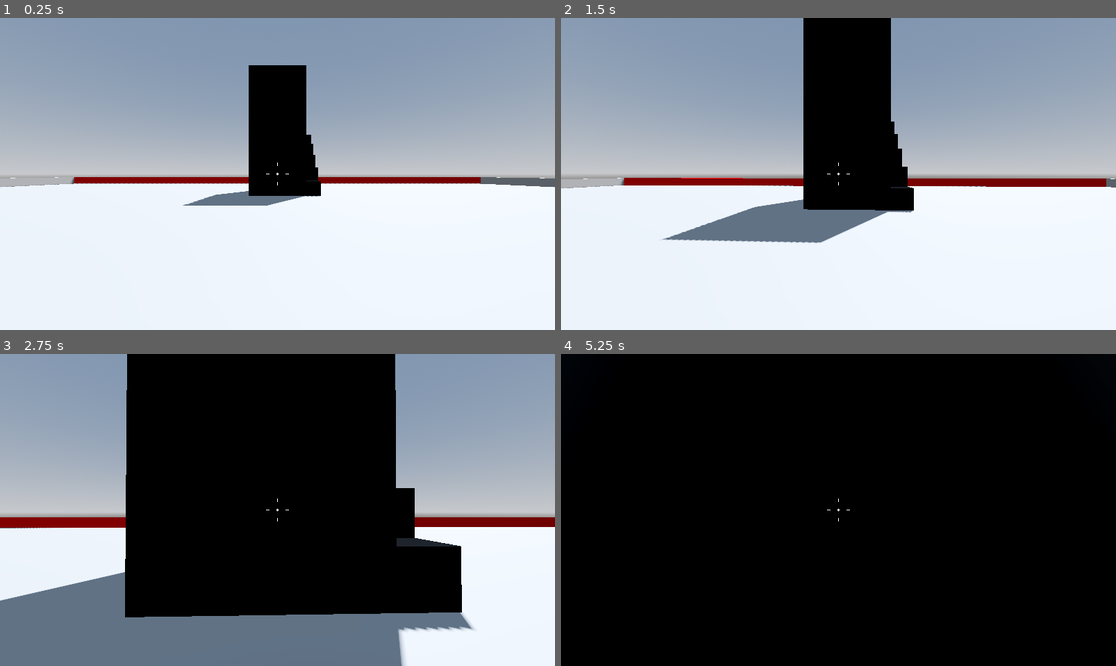
Above: before the commit, frames 1-4 (two rows, left to right).
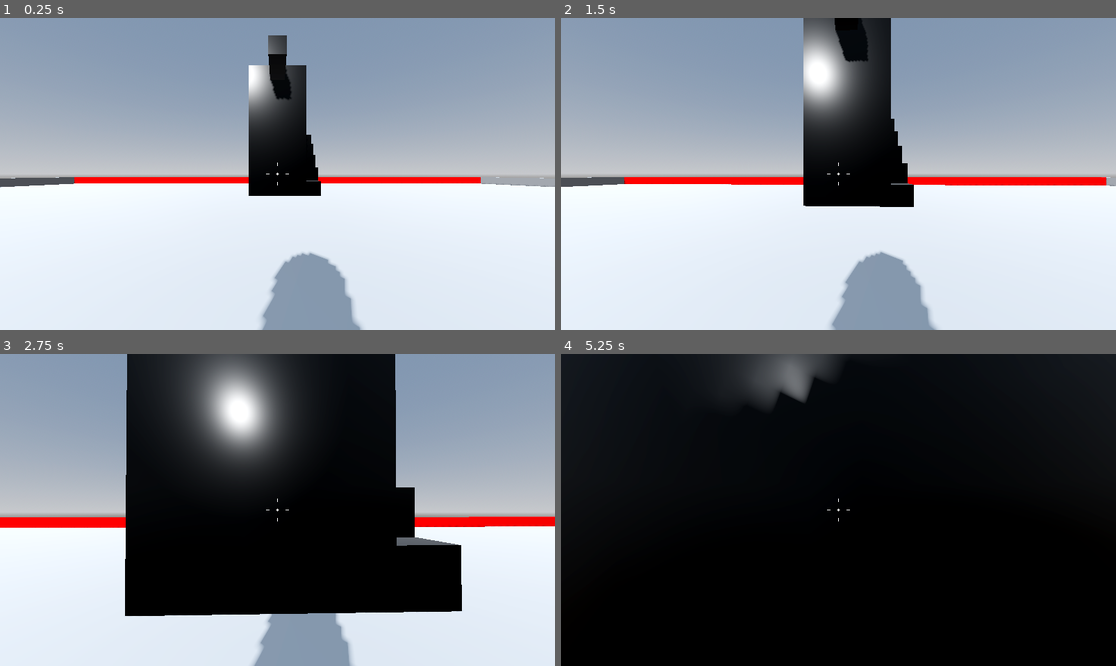
Above: after the commit, the same moments.

Repository: Assasquid/robot_rampage
Game: Godot game, scene res://Scenes/Levels/sand_box.tscn
The game is run twice, just before and just after one commit, with the same random seed, the same clock (stepped at 60 frames per second) and the same inputs.
Inputs (mouse positions are in pixels of both pictures, inside the frame that each line leads up to):
- Up to frame 1 (0.25 s): no input
- Up to frame 2 (1.5 s): tap Enter at 0.5 s; move the mouse to (866, 174) at 0.52 s; hold W (move_forward) from 0.53 s (still down); tap Space (jump) at 0.6, 0.77, 1.07, 1.35 s; move the mouse to (810, 174) at 1.27 s
- Up to frame 3 (2.75 s): keep holding W (move_forward); tap Space (jump) at 1.52, 1.82, 2.1 s; move the mouse to (288, 503) at 2.02 s
- Up to frame 4 (5.25 s): keep holding W (move_forward); move the mouse to (832, 516) at 2.77 s; tap Space (jump) at 2.85, 3.02, 3.32, 3.6, 3.77, 4.07, 4.35, 4.52, 4.82, 5.1 s; move the mouse to (877, 513) at 3.52 s; move the mouse to (794, 506) at 4.27 s; move the mouse to (844, 510) at 5.02 s

The runs differ from the first frame. In frame 1, 8.4% of the frame differs, in the area x 0-100%, y 5-100%; in frame 2, 14%; in frame 3, 28%, in the area x 0-100%, y 0-100%; in frame 4, 3.8%.

Commit message:
Modify the jump so it feels less floaty.

Diff:
--- a/Scenes/Levels/sand_box.tscn
+++ b/Scenes/Levels/sand_box.tscn
@@ -15,6 +15,10 @@
 tonemap_mode = 2
 glow_enabled = true
 
+[sub_resource type="StandardMaterial3D" id="StandardMaterial3D_iy1mu"]
+metallic = 1.0
+roughness = 0.69
+
 [sub_resource type="StandardMaterial3D" id="StandardMaterial3D_g63vk"]
 albedo_color = Color(1, 0, 0, 1)
 metallic = 1.0
@@ -27,8 +31,8 @@
 
 [sub_resource type="StandardMaterial3D" id="StandardMaterial3D_2aeto"]
 albedo_color = Color(0, 0, 0, 1)
-metallic = 1.0
-roughness = 0.63
+metallic = 0.8
+roughness = 0.2
 
 [node name="SandBox" type="Node3D"]
 
@@ -36,13 +40,14 @@
 environment = SubResource("Environment_bawuj")
 
 [node name="DirectionalLight3D" type="DirectionalLight3D" parent="."]
-transform = Transform3D(-0.866025, -0.433013, 0.25, 0, 0.5, 0.866025, -0.5, 0.75, -0.433013, 0, 0, 0)
+transform = Transform3D(0.904669, 0.40225, -0.140602, -0.307406, 0.84459, 0.438371, 0.295086, -0.353359, 0.887728, 0, 0, 0)
 shadow_enabled = true
 
 [node name="Floor" type="CSGBox3D" parent="."]
 transform = Transform3D(1, 0, 0, 0, 1, 0, 0, 0, 1, 0, -0.5, 0)
 use_collision = true
 size = Vector3(64, 1, 64)
+material = SubResource("StandardMaterial3D_iy1mu")
 
 [node name="Player" parent="." instance=ExtResource("1_uvhpn")]
 transform = Transform3D(1, 0, 0, 0, 1, 0, 0, 0, 1, 0, 1, 0)
@@ -80,6 +85,12 @@
 [node name="OneMeterBox" type="CSGBox3D" parent="BoxAndStairs"]
 transform = Transform3D(1, 0, 0, 0, 1, 0, 0, 0, 1, 2.5, 0.5, -14.5)
 use_collision = true
+material = SubResource("StandardMaterial3D_2aeto")
+
+[node name="OneMeterBox2" type="CSGBox3D" parent="BoxAndStairs"]
+transform = Transform3D(1, 0, 0, 0, 1, 0, 0, 0, 1, 0, 8.5, -12.5)
+use_collision = true
+size = Vector3(1, 1, 3)
 material = SubResource("StandardMaterial3D_2aeto")
 
 [node name="TwoMetersBox" type="CSGBox3D" parent="BoxAndStairs"]
--- a/Scripts/player.gd
+++ b/Scripts/player.gd
@@ -2,6 +2,8 @@
 
 @export var mouse_sensitivity := 0.001
 @export var jump_height:= 1.0
+## This is to control the feel of the jump. It modifies the gravity when falling back down.
+@export var fall_multiplier:= 2.6
 
 const SPEED = 5.0
 
@@ -22,7 +24,10 @@
 
 	# Add the gravity.
 	if not is_on_floor():
-		velocity.y -= gravity * delta
+		if velocity.y >= 0:
+			velocity.y -= gravity * delta
+		else:
+			velocity.y -= gravity * delta * fall_multiplier
 
 	# Handle jump.
 	if Input.is_action_just_pressed("jump") and is_on_floor():
Not shown: 1 places in Scenes/Levels/sand_box.tscn that only renumber resources
